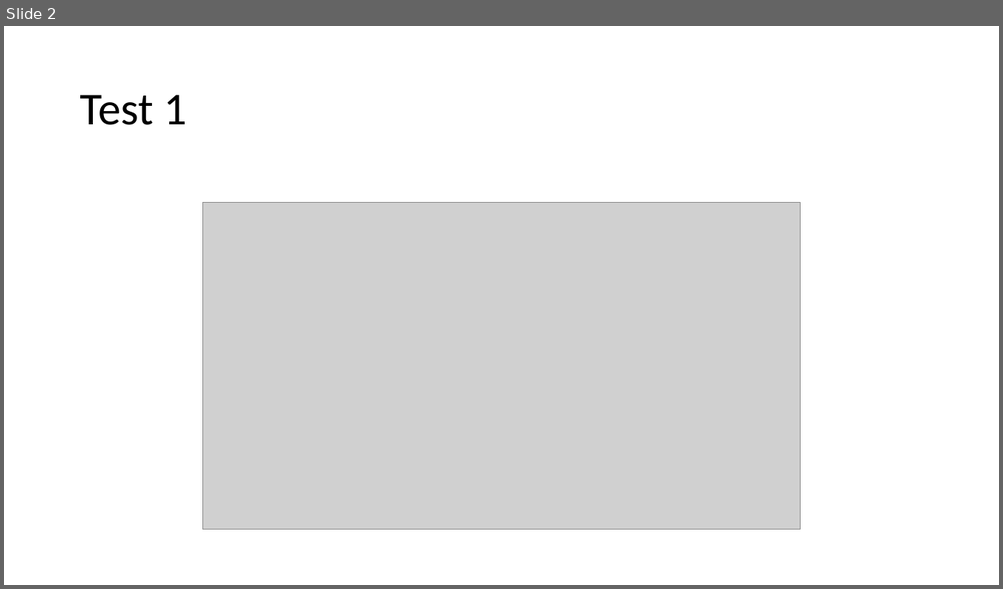
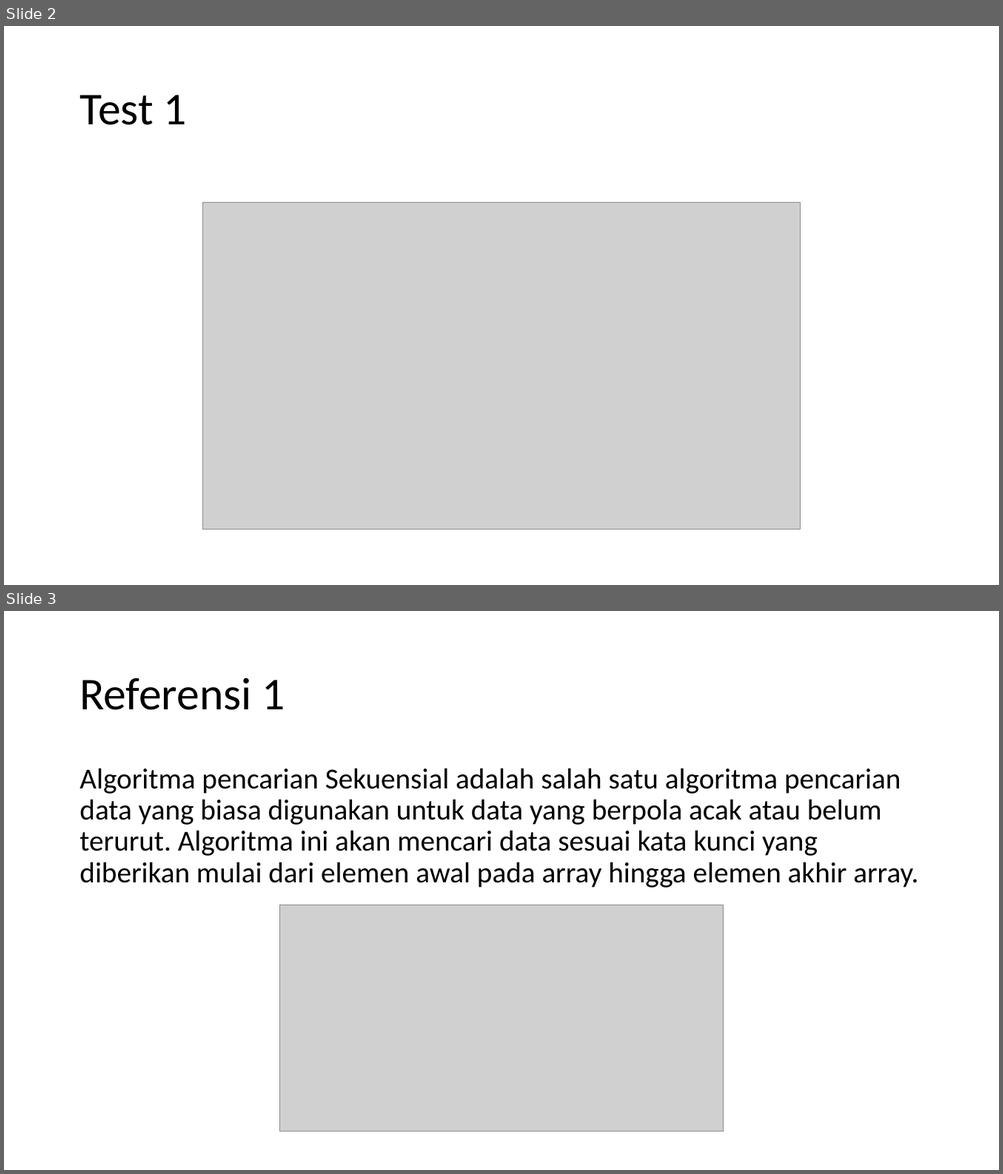
Before and after one commit to ilham513/mypresence, a slide deck: desain/cara kerja algoritma sequence.pptx. Shown one above the other, each under a label of ours: slide 2 before the commit, slides 2 and 3 after it. The pictures are 1003x589 and 1003x1174 pixels, drawn with LibreOffice and Linux fonts; fonts in the diff are those of the drawing; grey boxes stand for pictures. Boxes give left, top, right and bottom in pixels: in the first picture for what was removed or moved away, otherwise in the second. Text is boxed around its words. In the diff, an @@ line names an element or a change of style, - is before the commit and + after.

```diff
--- a/desain/cara kerja algoritma sequence.pptx
+++ b/desain/cara kerja algoritma sequence.pptx
@@ slide 3 added at (4,611,999,1170), background #FFFFFF @@
@@ title added at (79,678,285,710), 44 pt, text #000000 @@
+Referensi 1
@@ text added at (79,768,918,888), 28 pt, text #000000 @@
+Algoritma pencarian Sekuensial adalah salah satu algoritma pencarian data yang biasa digunakan untuk data yang berpola acak atau belum terurut. Algoritma ini akan mencari data sesuai kata kunci yang diberikan mulai dari elemen awal pada array hingga elemen akhir array.
@@ picture added at (280,905,723,1132) @@
```
Also in this commit, not shown: 3 other slides added, 1 slide removed, 7 other files.
